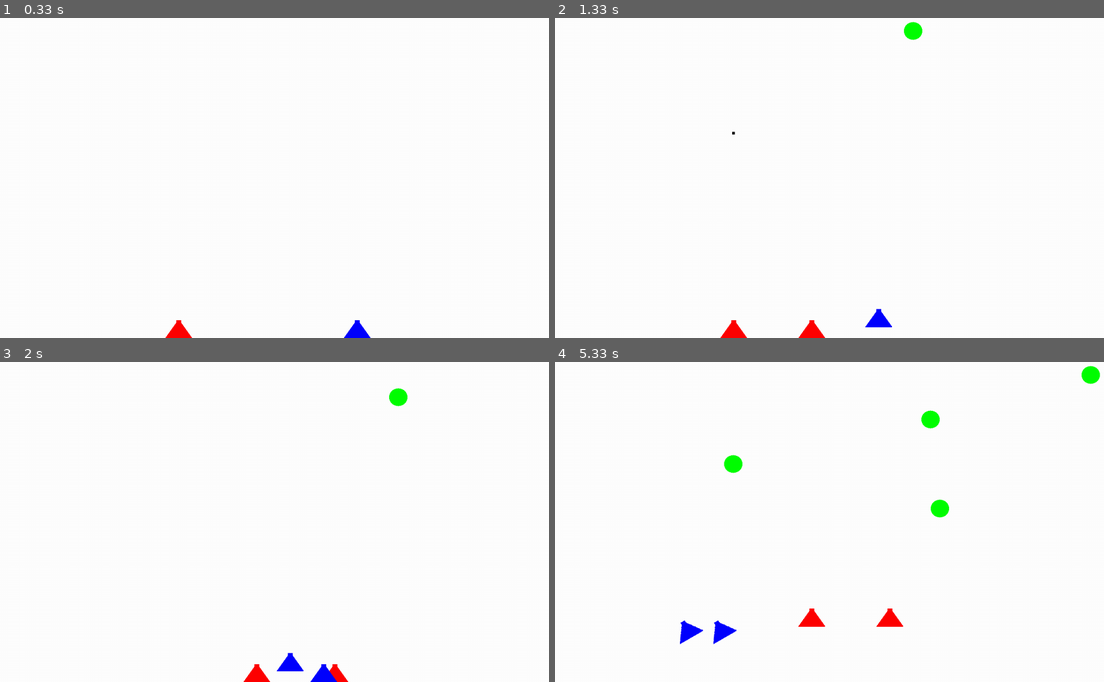
Above: before the commit, frames 1-4 (two rows, left to right).
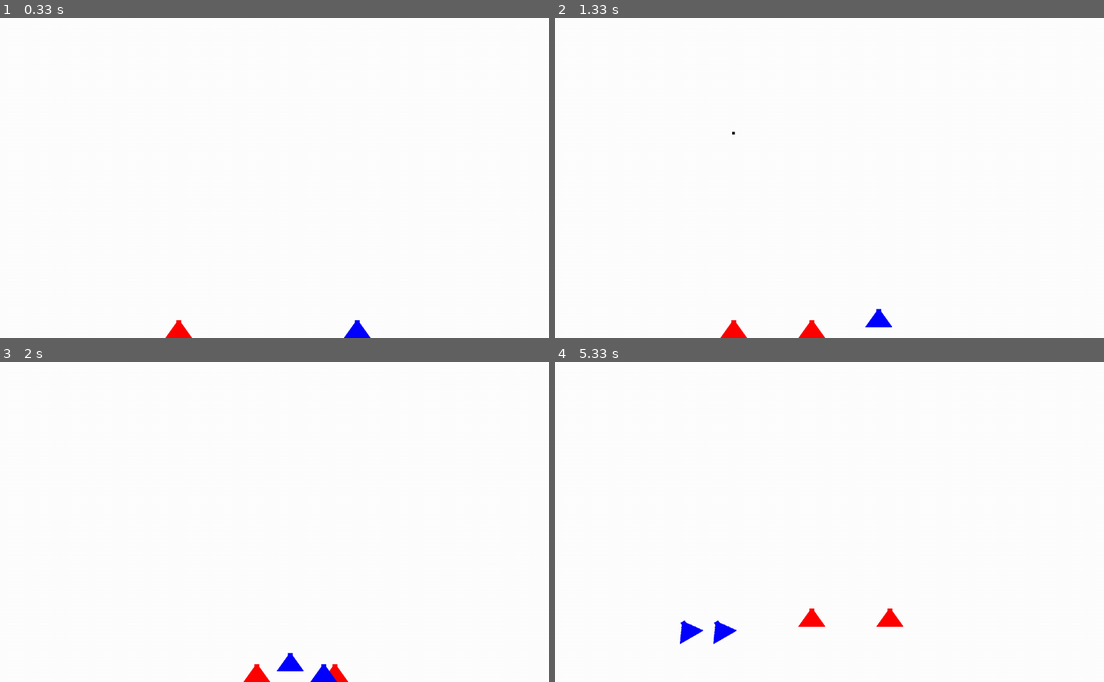
Above: after the commit, the same moments.

Repository: Farama-Foundation/PettingZoo
Game: pygame game, started from gamma_games/zombie_shooter/game.py
The game is run twice, just before and just after one commit, with the same random seed, the same clock (stepped at 60 frames per second) and the same inputs.
Inputs:
- Up to frame 1 (0.33 s): no input
- Up to frame 2 (1.33 s): tap , at 0.33 s; hold F 0.67-1.13 s; hold D 0.67-1.13 s; tap J at 0.73, 1.03 s; tap I at 0.82 s; tap X at 1.17 s
- Up to frame 3 (2 s): hold M 1.5-1.97 s; hold D 1.5-1.97 s; tap J at 1.57, 1.87 s
- Up to frame 4 (5.33 s): tap K at 2 s; hold D 2.33-2.8 s; tap J at 2.4, 2.7, 2.9, 3.23, 3.53, 3.73, 4.03, 4.3, 4.63, 5.07 s; tap U at 2.48, 3.82, 5.15 s; hold W 2.83-3.13 s; hold D 3.17-3.63 s; tap I at 3.32, 4.72 s; hold A 3.67-4.2 s; hold S 4.23-4.53 s; hold A 4.57-4.97 s; hold W from 5 s (still down)

Frame 1 is identical in both runs. In frame 2, 0.2% of the frame differs, in the area x 63-67%, y 1-7%; in frame 3, 0.2%; in frame 4, 0.6%, in the area x 30-100%, y 1-49%.

Commit message:
fixed sword rotation issue

Diff:
--- a/gamma_games/zombie_shooter/game.py
+++ b/gamma_games/zombie_shooter/game.py
@@ -45,18 +45,18 @@
     def spawnKnight(self):
         if self.event.key == pygame.K_m:
             self.knight_player_num += 1
-            self.knight_dict["knight{0}".format(self.knight_player_num)] = Knight(blue_trigon)
-            self.knight_list.add(self.knight_dict["knight{0}".format(self.knight_player_num)])
-            self.all_sprites.add(self.knight_dict["knight{0}".format(self.knight_player_num)])
+            self.knight_dict['knight{0}'.format(self.knight_player_num)] = Knight(blue_trigon)
+            self.knight_list.add(self.knight_dict['knight{0}'.format(self.knight_player_num)])
+            self.all_sprites.add(self.knight_dict['knight{0}'.format(self.knight_player_num)])
         return self.knight_player_num, self.knight_list, self.all_sprites, self.knight_dict
 
     # Spawn New Archer
     def spawnArcher(self):
         if self.event.key == pygame.K_x:
             self.archer_player_num += 1
-            self.archer_dict["archer{0}".format(self.archer_player_num)] = Archer(red_trigon)
-            self.archer_list.add(self.archer_dict["archer{0}".format(self.archer_player_num)])
-            self.all_sprites.add(self.archer_dict["archer{0}".format(self.archer_player_num)])
+            self.archer_dict['archer{0}'.format(self.archer_player_num)] = Archer(red_trigon)
+            self.archer_list.add(self.archer_dict['archer{0}'.format(self.archer_player_num)])
+            self.all_sprites.add(self.archer_dict['archer{0}'.format(self.archer_player_num)])
         return self.archer_player_num, self.archer_list, self.all_sprites, self.archer_dict
 
 # Spawn New Weapons
@@ -86,11 +86,11 @@
     def spawnSword(self):
         if (self.event.key == pygame.K_SEMICOLON and self.sword_spawn_rate == 0):
             if not sword_list:      # Sword List is Empty
-                if self.knight_killed == False:
-                    for i in range(0, self.knight_player_num+1):
-                        self.sword_dict["sword{0}".format(i)] = Sword((self.knight_dict["knight{0}".format(i)]), sword_rect)
-                        self.sword_list.add(self.sword_dict[("sword{0}".format(i))])
-                        self.all_sprites.add(self.sword_dict[("sword{0}".format(i))])
+                if not self.knight_killed:
+                    for i in range(0, self.knight_player_num + 1):
+                        self.sword_dict['sword{0}'.format(i)] = Sword((self.knight_dict['knight{0}'.format(i)]), sword_rect)
+                        self.sword_list.add(self.sword_dict[('sword{0}'.format(i))])
+                        self.all_sprites.add(self.sword_dict[('sword{0}'.format(i))])
                     self.sword_spawn_rate = 1
                     self.knight_killed = False
                 else:
@@ -104,11 +104,11 @@
     # Spawning Arrows for Players
     def spawnArrow(self):
         if (self.event.key == pygame.K_f and self.arrow_spawn_rate == 0):
-            if self.archer_killed == False:
-                for i in range(0, self.archer_player_num+1):
-                    self.arrow_dict[("arrow{0}".format(i))] = Arrow(self.archer_dict[("archer{0}".format(i))])
-                    self.arrow_list.add(self.arrow_dict[("arrow{0}".format(i))])
-                    self.all_sprites.add(self.arrow_dict[("arrow{0}".format(i))])
+            if not self.archer_killed:
+                for i in range(0, self.archer_player_num + 1):
+                    self.arrow_dict[('arrow{0}'.format(i))] = Arrow(self.archer_dict[('archer{0}'.format(i))])
+                    self.arrow_list.add(self.arrow_dict[('arrow{0}'.format(i))])
+                    self.all_sprites.add(self.arrow_dict[('arrow{0}'.format(i))])
                 self.arrow_spawn_rate = 1
                 self.archer_killed = False
             else:
@@ -189,7 +189,7 @@
             zombie_list.remove(zombie)
             all_sprites.remove(zombie)
             score += 1
-            print("Score: ", score)
+            print('Score: ', score)
     return zombie_list, sword_list, all_sprites, score
 
 # Zombie Kills the Arrow
@@ -204,7 +204,7 @@
             zombie_list.remove(zombie)
             all_sprites.remove(zombie)
             score += 1
-            print("Score: ", score)
+            print('Score: ', score)
 
         # Remove the arrow if it flies up off the screen
         if arrow.rect.y < 0:
@@ -216,7 +216,7 @@
 def zombie_endscreen(run, zombie_list):
     for zombie in zombie_list:
         if zombie.rect.y > 690:
-            print("*** GAME OVER - Zombie Reached the End ***")
+            print('*** GAME OVER - Zombie Reached the End ***')
             run = False
     return run
 
@@ -224,7 +224,7 @@
 def zombie_all_players(knight_list, archer_list, run):
     if not knight_list and not archer_list:
         run = False
-        print("*** GAME OVER - All Players are Dead ***")
+        print('*** GAME OVER - All Players are Dead ***')
     return run
 
 # Game Loop
@@ -262,7 +262,7 @@
             arrow_spawn_rate, archer_killed, archer_dict, archer_list, archer_player_num, all_sprites, arrow_dict, arrow_list = sw.spawnArrow()
 
     # Spawning Zombies at Random Location at every 100 iterations
-    zombie_spawn_rate, zombie_list, all_sprites = spawn_zombie(zombie_spawn_rate, zombie_list, all_sprites)
+    # zombie_spawn_rate, zombie_list, all_sprites = spawn_zombie(zombie_spawn_rate, zombie_list, all_sprites)
 
     # Stab the Sword
     sword_list, all_sprites = sword_stab(sword_list, all_sprites)
@@ -281,12 +281,6 @@
 
     # Kill the Sword when Knight dies
     sword_killed, sword_list, all_sprites = kill_sword(sword_killed, sword_list, all_sprites)
-
-    # Zombie reaches the End of the Screen
-    run = zombie_endscreen(run, zombie_list)
-
-    # Zombie Kills all Players
-    run = zombie_all_players(knight_list, archer_list, run)
 
     # Call the update() method on all the sprites
     all_sprites.update()
@@ -297,10 +291,16 @@
     pygame.display.flip()               # update screen
     clock.tick(FPS)                      # FPS
 
-    # Condition to Check 900 Frames
-    count += 1
-    if count > 900:
-        print("*** GAME OVER - 900 Frames Completed ***")
-        run = False
+    # # Zombie reaches the End of the Screen
+    # run = zombie_endscreen(run, zombie_list)
+
+    # # Zombie Kills all Players
+    # run = zombie_all_players(knight_list, archer_list, run)
+
+    # # Condition to Check 900 Frames
+    # count += 1
+    # if count > 900:
+    #     print('*** GAME OVER - 900 Frames Completed ***')
+    #     run = False
 
 pygame.quit()
--- a/gamma_games/zombie_shooter/src/variables.py
+++ b/gamma_games/zombie_shooter/src/variables.py
@@ -35,7 +35,7 @@
 # Initializing Pygame
 pygame.init()
 WINDOW = pygame.display.set_mode([WIDTH, HEIGHT])
-pygame.display.set_caption("Zombie Shooter")
+pygame.display.set_caption("Zombies, Knights, Archers")
 clock = pygame.time.Clock()
 
 # Creating Sprite Groups
--- a/gamma_games/zombie_shooter/src/weapons.py
+++ b/gamma_games/zombie_shooter/src/weapons.py
@@ -39,7 +39,7 @@
         self.image = sword_rect
         self.image.fill(GRAY)
         self.knight = knight
-        self.rect = self.image.get_rect(center=self.knight.rect.center)
+        self.rect = self.image.get_rect(center = self.knight.rect.center)
         self.direction = self.knight.direction
         self.org_image = self.image.copy()
         self.angle = self.knight.angle
@@ -48,41 +48,16 @@
     def update(self):
         keys = pygame.key.get_pressed()
         self.i += 1
-        self.rect.y = self.knight.rect.y - 25
-        self.rect.x = self.knight.rect.x + 29
 
-        if (keys[pygame.K_j] and self.rect.x > 0):
-            self.rect.x -= KNIGHT_SPEED
-        if (keys[pygame.K_l] and self.rect.x < WIDTH - 60):
-            self.rect.x += KNIGHT_SPEED
-        if (keys[pygame.K_i] and self.rect.y > 20):
-            self.rect.y -= KNIGHT_SPEED
-        if (keys[pygame.K_k] and self.rect.y < HEIGHT - 40):
-            self.rect.y += KNIGHT_SPEED
+        self.angle = self.knight.angle
+        # Get the angle converted to normal unit circle angles and in radians.
+        rota_angle = math.radians(self.angle  + 90)
 
-        # Turn CCW & CW
-        if keys[pygame.K_u]:
-            # print(self.angle)
-            self.angle += ANGLE_RATE
-            self.rect.center = self.knight.rect.center
-            # self.angle = (self.angle * math.pi) / 180
-            # self.rect.bottom = self.rect.y * math.cos(-self.angle) - (self.knight.rect.x + 29) * math.sin(-self.angle)
-            # # self.rect.x = self.rect.y * math.sin(self.angle) + (self.knight.rect.x + 29) * math.cos(self.angle) - 10
-            # self.angle = (self.angle * 180) / math.pi
-
-        if keys[pygame.K_o]:
-            # print(self.angle)
-            self.angle -= ANGLE_RATE
-            self.rect.center = self.knight.rect.center
-            # self.rect.bottom = self.rect.y * math.cos(-self.angle) - (self.knight.rect.x + 29) * math.sin(-self.angle)
-            # # self.rect.x = self.rect.y * math.sin(self.angle) + (self.knight.rect.x + 29) * math.cos(self.angle) - 10
-            # self.rect.y = self.rect.y + 100
-            # self.rect.x = self.rect.x + 30
+        self.rect = self.image.get_rect(center = self.knight.rect.center)
+        self.image = pygame.transform.rotate(self.org_image, self.angle)
+        self.rect.x += (math.cos(rota_angle) * (self.rect.width / 2)) + (math.cos(rota_angle) * (self.knight.rect.width / 2))
+        self.rect.y -= (math.sin(rota_angle) * (self.rect.height / 2)) + (math.sin(rota_angle) * (self.knight.rect.height / 2))
 
         self.direction = self.knight.direction
-        self.rect = self.image.get_rect(center=self.rect.center)
-
-        # self.rect = self.image.get_rect(center=(self.knight.rect.x + 20, self.knight.rect.y + 20))
-        self.image = pygame.transform.rotate(self.org_image, self.angle)
 
         return self.i
Renamed: gamma_games/pick_and_drop/README.md -> gamma_games/prospector/README.md
Renamed: gamma_games/pick_and_drop/agent1.jpg -> gamma_games/prospector/agent1.jpg
Renamed: gamma_games/pick_and_drop/agent2.jpg -> gamma_games/prospector/agent2.jpg
Renamed: gamma_games/pick_and_drop/background.jpg -> gamma_games/prospector/background.jpg
Renamed: gamma_games/pick_and_drop/config.py -> gamma_games/prospector/config.py
Renamed: gamma_games/pick_and_drop/pick_and_drop.py -> gamma_games/prospector/pick_and_drop.py
Not shown, changed: gamma_games/zombie_shooter/README.md
